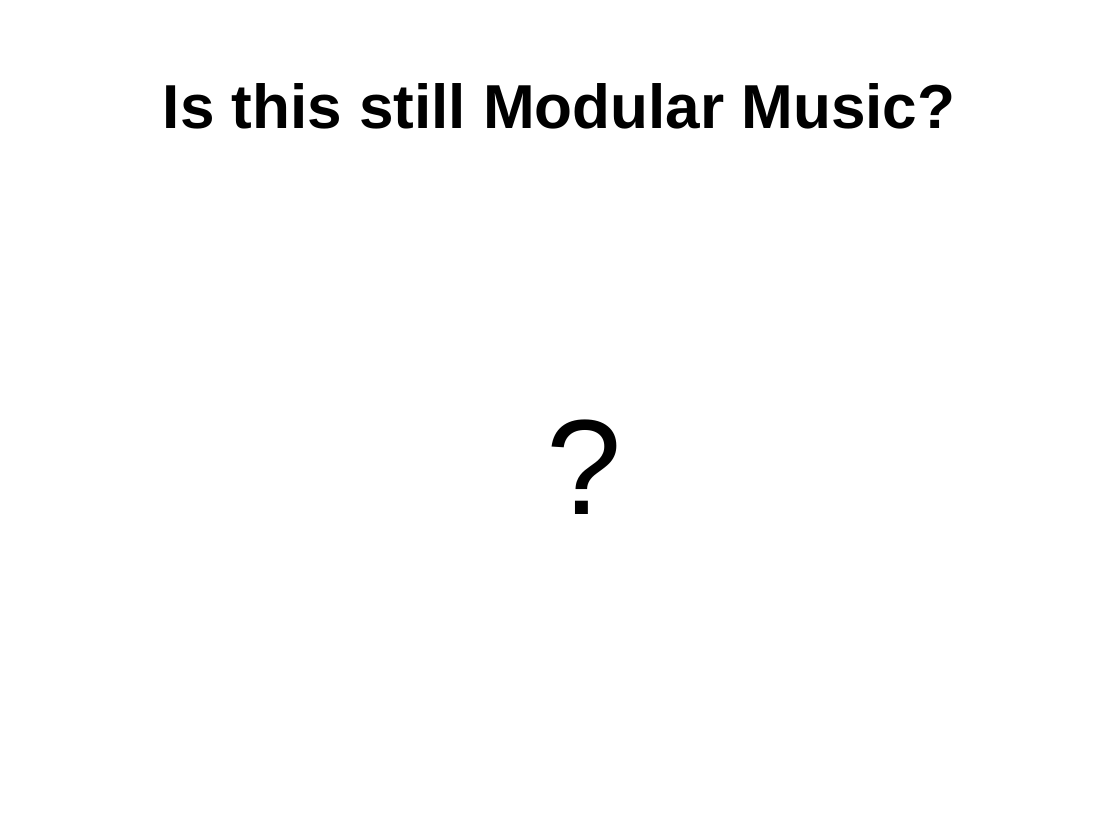
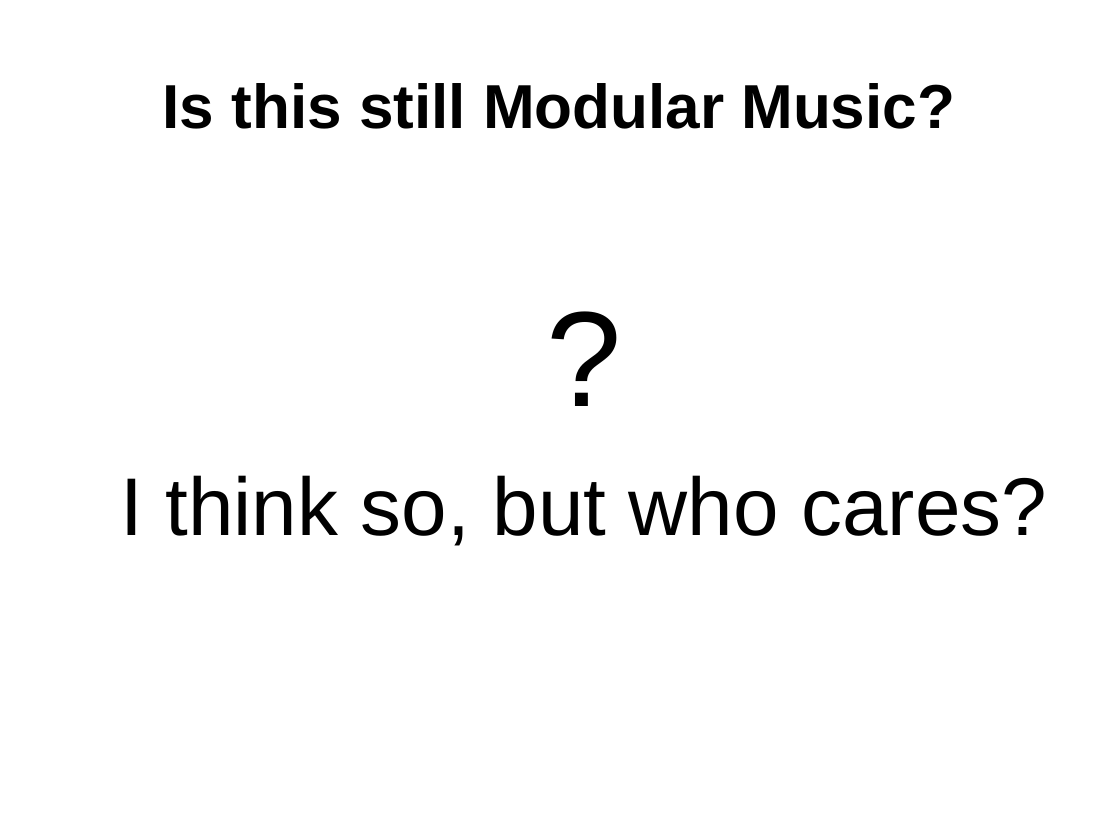
Before and after one commit to adadu/ctrlModularsSC, a slide deck: slide 4 of ctrlModularsSC_patchwerks2019sept7.odp. Drawn at 1120x840 pixels with LibreOffice and Linux fonts; fonts in the diff are those of the drawing. Boxes give left, top, right and bottom in pixels: in the first picture for what was removed or moved away, otherwise in the second. Text is boxed around its words. In the diff, an @@ line names an element or a change of style, - is before the commit and + after.

```diff
--- a/ctrlModularsSC_patchwerks2019sept7.odp
+++ b/ctrlModularsSC_patchwerks2019sept7.odp
@@ text removed at (x1=56, y1=196, x2=1064, y2=751) @@
-?
@@ text added at (x1=120, y1=475, x2=1047, y2=546), 58 pt, text #000000 @@
+?
+I think so, but who cares?
```
Also in this commit, not shown: 13 other slides changed, 1 other file.
